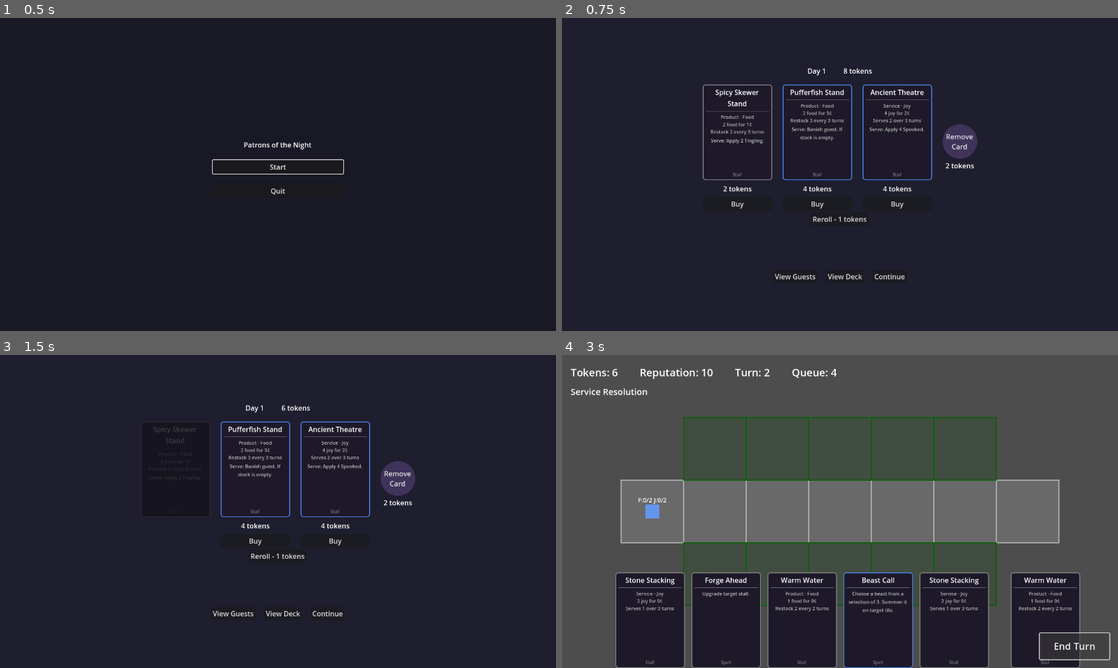
Above: before the commit, frames 1-4 (two rows, left to right).
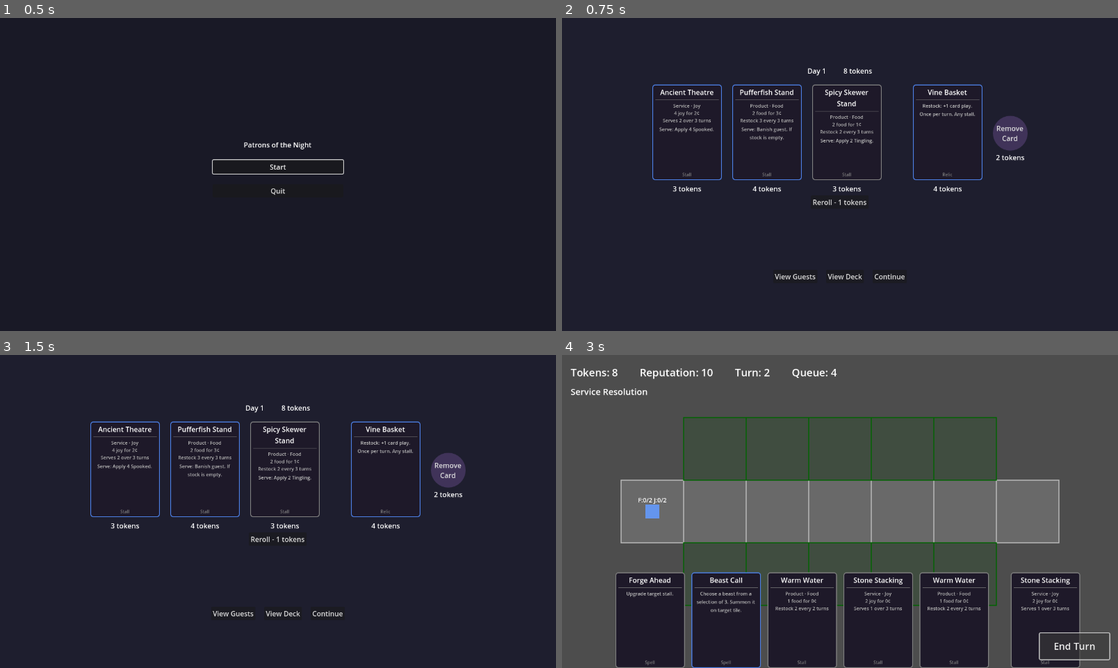
Above: after the commit, the same moments.

Repository: pernjie/tofu3
Game: Godot game, scene res://src/ui/screens/start/start_screen.tscn
Same seed, same stepped clock (60 frames per second), same inputs: the game is played once before the commit and once after it.
Inputs (mouse positions are in pixels of both pictures, inside the frame that each line leads up to):
- Up to frame 1 (0.5 s): no input
- Up to frame 2 (0.75 s): click "Start" at 0.5 s
- Up to frame 3 (1.5 s): click (177, 539) at 1.25 s, where only the run before the commit has a clickable "Buy"
- Up to frame 4 (3 s): click "Continue" at 2 s; click "End Turn" at 2.75 s

Frame 1 is identical in both runs. In frame 2, 4.9% of the frame differs, in the area x 16-84%, y 21-66%; in frame 3, 4.5%; in frame 4, 1.7%.

Commit message:
Update shop and card overlays

Diff:
--- a/data/guests/apothecary.json
+++ b/data/guests/apothecary.json
@@ -8,7 +8,7 @@
   "is_core_guest": true,
   "base_stats": {
     "needs": {
-      "food": 3
+      "food": 4
     },
     "money": 2,
     "movement_speed": 1
--- a/data/guests/drunkard.json
+++ b/data/guests/drunkard.json
@@ -8,7 +8,7 @@
   "is_core_guest": true,
   "base_stats": {
     "needs": {
-      "joy": 2
+      "joy": 4
     },
     "money": 4,
     "movement_speed": 1
--- a/data/guests/lantern_bearer.json
+++ b/data/guests/lantern_bearer.json
@@ -8,9 +8,10 @@
   "is_core_guest": true,
   "base_stats": {
     "needs": {
-      "food": 3
+      "food": 2,
+      "joy": 5
     },
-    "money": 2,
+    "money": 8,
     "movement_speed": 1
   },
   "skills": [
--- a/data/guests/ninja.json
+++ b/data/guests/ninja.json
@@ -8,10 +8,10 @@
   "is_core_guest": true,
   "base_stats": {
     "needs": {
-      "food": 2,
-      "joy": 2
+      "food": 3,
+      "joy": 3
     },
-    "money": 5,
+    "money": 7,
     "movement_speed": 2
   },
   "skills": [],
--- a/data/guests/samurai.json
+++ b/data/guests/samurai.json
@@ -8,10 +8,10 @@
   "is_core_guest": true,
   "base_stats": {
     "needs": {
-      "food": 2,
-      "joy": 1
+      "food": 4,
+      "joy": 2
     },
-    "money": 3,
+    "money": 6,
     "movement_speed": 1
   },
   "skills": [
--- a/data/guests/seamstress.json
+++ b/data/guests/seamstress.json
@@ -8,10 +8,10 @@
   "is_core_guest": true,
   "base_stats": {
     "needs": {
-      "food": 2,
-      "joy": 2
+      "food": 3,
+      "joy": 3
     },
-    "money": 2,
+    "money": 3,
     "movement_speed": 1
   },
   "skills": [
--- a/data/guests/tengu.json
+++ b/data/guests/tengu.json
@@ -9,9 +9,9 @@
   "is_boss": true,
   "base_stats": {
     "needs": {
-      "joy": 7
+      "joy": 10
     },
-    "money": 7,
+    "money": 8,
     "movement_speed": 1
   },
   "skills": [
--- a/src/autoload/event_bus.gd
+++ b/src/autoload/event_bus.gd
@@ -61,5 +61,7 @@
 signal debug_show_stall(stall: StallInstance)
 signal debug_show_relic(relic: RelicInstance)
 
-# Tier preview
+# Preview overlays
 signal tier_preview_requested(stall_def: StallDefinition, current_tier: int)
+signal card_preview_requested(card: CardInstance)
+signal unit_preview_requested(guest_def: GuestDefinition)
--- a/src/entities/guest/guest.gd
+++ b/src/entities/guest/guest.gd
@@ -196,12 +196,22 @@
 	var board_visual := get_parent().get_parent() as BoardVisual
 	if board_visual and board_visual.placement_mode:
 		return
-	if event is InputEventMouseButton and event.pressed and event.button_index == MOUSE_BUTTON_LEFT:
-		var local_pos = to_local(event.global_position)
-		var half_size = SPRITE_SIZE / 2.0
-		if local_pos.x >= -half_size and local_pos.x <= half_size and local_pos.y >= -half_size and local_pos.y <= half_size:
-			if instance:
-				EventBus.debug_show_guest.emit(instance)
+	if not event is InputEventMouseButton or not event.pressed:
+		return
+	var local_pos = to_local(event.global_position)
+	var half_size = SPRITE_SIZE / 2.0
+	if local_pos.x < -half_size or local_pos.x > half_size or local_pos.y < -half_size or local_pos.y > half_size:
+		return
+
+	if event.button_index == MOUSE_BUTTON_LEFT:
+		if instance:
+			EventBus.debug_show_guest.emit(instance)
+			get_viewport().set_input_as_handled()
+	elif event.button_index == MOUSE_BUTTON_RIGHT:
+		if instance:
+			var guest_def := instance.definition as GuestDefinition
+			if guest_def:
+				EventBus.unit_preview_requested.emit(guest_def)
 				get_viewport().set_input_as_handled()
 
 
--- a/src/entities/relic/relic.gd
+++ b/src/entities/relic/relic.gd
@@ -30,12 +30,23 @@
 	var board_visual := get_parent().get_parent() as BoardVisual
 	if board_visual and board_visual.placement_mode:
 		return
-	if event is InputEventMouseButton and event.pressed and event.button_index == MOUSE_BUTTON_LEFT:
-		var local_pos = to_local(event.global_position)
-		var half_size = SPRITE_SIZE / 2.0
-		if local_pos.x >= -half_size and local_pos.x <= half_size and local_pos.y >= -half_size and local_pos.y <= half_size:
-			if instance:
-				EventBus.debug_show_relic.emit(instance)
+	if not event is InputEventMouseButton or not event.pressed:
+		return
+	var local_pos = to_local(event.global_position)
+	var half_size = SPRITE_SIZE / 2.0
+	if local_pos.x < -half_size or local_pos.x > half_size or local_pos.y < -half_size or local_pos.y > half_size:
+		return
+
+	if event.button_index == MOUSE_BUTTON_LEFT:
+		if instance:
+			EventBus.debug_show_relic.emit(instance)
+			get_viewport().set_input_as_handled()
+	elif event.button_index == MOUSE_BUTTON_RIGHT:
+		if instance:
+			var relic_def := instance.definition as RelicDefinition
+			if relic_def:
+				var card := CardInstance.new(relic_def)
+				EventBus.card_preview_requested.emit(card)
 				get_viewport().set_input_as_handled()
 
 
--- a/src/game/game.gd
+++ b/src/game/game.gd
@@ -4,6 +4,7 @@
 
 const DiscoverOverlayScene = preload("res://src/ui/overlays/discover_overlay.tscn")
 const TierPreviewOverlayScene = preload("res://src/ui/overlays/tier_preview_overlay.tscn")
+const CardPreviewOverlayScene = preload("res://src/ui/overlays/card_preview_overlay.tscn")
 const CardDisplayScene = preload("res://src/ui/components/card_display.tscn")
 
 @onready var board_visual: BoardVisual = $BoardVisual
@@ -49,6 +50,8 @@
 	EventBus.debug_show_stall.connect(_on_debug_show_stall)
 	EventBus.debug_show_relic.connect(_on_debug_show_relic)
 	EventBus.tier_preview_requested.connect(_on_tier_preview_requested)
+	EventBus.card_preview_requested.connect(_on_card_preview_requested)
+	EventBus.unit_preview_requested.connect(_on_unit_preview_requested)
 
 	# UI connections
 	board_visual.slot_clicked.connect(_on_slot_clicked)
@@ -732,6 +735,22 @@
 	overlay.setup(stall_def, current_tier)
 
 
+func _on_card_preview_requested(card: CardInstance) -> void:
+	if _ui_blocking:
+		return
+	var overlay = CardPreviewOverlayScene.instantiate()
+	$HandLayer.add_child(overlay)
+	overlay.setup_card(card)
+
+
+func _on_unit_preview_requested(guest_def: GuestDefinition) -> void:
+	if _ui_blocking:
+		return
+	var overlay = CardPreviewOverlayScene.instantiate()
+	$HandLayer.add_child(overlay)
+	overlay.setup_unit(guest_def)
+
+
 func _toggle_guest_queue_overlay() -> void:
 	if _queue_overlay:
 		_queue_overlay.queue_free()
--- a/src/systems/deck_system.gd
+++ b/src/systems/deck_system.gd
@@ -46,7 +46,7 @@
 
 func setup_from_instances(cards: Array[CardInstance]) -> void:
 	## Initialize deck from existing CardInstance objects (for persistent deck).
-	## Skips removed cards (e.g. played relics, spent spells).
+	## Skips removed cards (e.g. played relics).
 	draw_pile.clear()
 	hand.clear()
 
@@ -91,8 +91,10 @@
 	hand.erase(card)
 
 	var card_type: String = card.get_card_type()
-	if card_type == "spell" or card_type == "relic":
+	if card_type == "relic":
 		card.location = CardInstance.Location.REMOVED
+	elif card_type == "spell":
+		card.location = CardInstance.Location.DISCARD
 	else:
 		card.location = CardInstance.Location.PLAYED
 
--- a/src/systems/shop_system.gd
+++ b/src/systems/shop_system.gd
@@ -12,13 +12,13 @@
 }
 const REROLL_BASE_COST: int = 1
 const REROLL_COST_MULTIPLIER: int = 2
-const NUM_OFFERINGS: int = 3
+const NUM_STALL_OFFERINGS: int = 3
 const PRICE_OFFSETS: Array[int] = [-2, -1, -1, 0, 0, 0, 0, 0, 0, 0, 0, 1]
-const MIN_STALL_OFFERINGS: int = 2
 const REMOVE_CARD_COST: int = 2
 
 var _hero_id: String
-var _pool: Array[CardDefinition]
+var _stall_pool: Array[CardDefinition]
+var _other_pool: Array[CardDefinition]
 var _reroll_count: int = 0
 var _offerings: Array  # CardInstance per slot, null = empty
 var _sold_indices: Array[int] = []
@@ -28,7 +28,7 @@
 func setup(hero_id: String) -> void:
 	_hero_id = hero_id
 	_reroll_count = 0
-	_pool = _build_pool(hero_id)
+	_build_pool(hero_id)
 	_generate_offerings()
 
 
@@ -116,53 +116,41 @@
 	return false
 
 
-func _build_pool(hero_id: String) -> Array[CardDefinition]:
-	var pool: Array[CardDefinition] = []
+func _build_pool(hero_id: String) -> void:
+	_stall_pool = []
+	_other_pool = []
 	for type in ["stalls", "spells", "relics"]:
 		for def in ContentRegistry.get_all_of_type(type):
 			if not def.shopable:
 				continue
 			if def.hero_id == hero_id or def.hero_id == "":
-				pool.append(def as CardDefinition)
-	return pool
-
-
-func _select_with_stall_guarantee(pool: Array, count: int) -> Array:
-	if count <= 0 or pool.is_empty():
-		return []
-
-	var stall_pool: Array = pool.filter(func(def): return def.card_type == "stall")
-
-	# If no stalls available, fall back to normal selection
-	if stall_pool.is_empty():
-		return WeightedRandom.select_multiple(pool, count, RARITY_WEIGHTS)
-
-	# Pick guaranteed stalls (at least 2, or as many as available)
-	var num_guaranteed := mini(MIN_STALL_OFFERINGS, stall_pool.size())
-	var guaranteed: Array = WeightedRandom.select_multiple(stall_pool, num_guaranteed, RARITY_WEIGHTS)
-	var results: Array = guaranteed.duplicate()
-
-	# Pick remaining from full pool (excluding guaranteed picks)
-	var remaining: Array = pool.duplicate()
-	for def in guaranteed:
-		remaining.erase(def)
-	var extras: Array = WeightedRandom.select_multiple(remaining, count - results.size(), RARITY_WEIGHTS)
-	results.append_array(extras)
-
-	# Shuffle so guaranteed stalls aren't always first
-	results.shuffle()
-	return results
+				var card_def := def as CardDefinition
+				if card_def.card_type == "stall":
+					_stall_pool.append(card_def)
+				else:
+					_other_pool.append(card_def)
 
 
 func _generate_offerings() -> void:
 	_sold_indices.clear()
-	var selected_defs: Array = _select_with_stall_guarantee(_pool, NUM_OFFERINGS)
 	_offerings = []
-	for def in selected_defs:
+
+	# Pick stall offerings
+	var stall_defs: Array = WeightedRandom.select_multiple(_stall_pool, NUM_STALL_OFFERINGS, RARITY_WEIGHTS)
+	for def in stall_defs:
 		var card := CardInstance.new(def)
 		card.location = CardInstance.Location.SHOP
 		card.price_offset = PRICE_OFFSETS.pick_random()
 		_offerings.append(card)
-	# Fill remaining slots with null if pool was too small
-	while _offerings.size() < NUM_OFFERINGS:
+	# Fill remaining stall slots with null if pool was too small
+	while _offerings.size() < NUM_STALL_OFFERINGS:
 		_offerings.append(null)
+
+	# Pick extra offering from non-stall pool
+	if not _other_pool.is_empty():
+		var other_defs: Array = WeightedRandom.select_multiple(_other_pool, 1, RARITY_WEIGHTS)
+		if not other_defs.is_empty():
+			var card := CardInstance.new(other_defs[0])
+			card.location = CardInstance.Location.SHOP
+			card.price_offset = PRICE_OFFSETS.pick_random()
+			_offerings.append(card)
--- a/src/ui/components/hand_card.gd
+++ b/src/ui/components/hand_card.gd
@@ -46,13 +46,14 @@
 		if event.button_index == MOUSE_BUTTON_LEFT:
 			card_clicked.emit(card_instance)
 		elif event.button_index == MOUSE_BUTTON_RIGHT:
-			_request_tier_preview()
+			_request_preview()
 
 
-func _request_tier_preview() -> void:
+func _request_preview() -> void:
 	if not card_instance:
 		return
-	if not card_instance.definition is StallDefinition:
-		return
-	var stall_def := card_instance.definition as StallDefinition
-	EventBus.tier_preview_requested.emit(stall_def, 1)
+	if card_instance.definition is StallDefinition:
+		var stall_def := card_instance.definition as StallDefinition
+		EventBus.tier_preview_requested.emit(stall_def, 1)
+	else:
+		EventBus.card_preview_requested.emit(card_instance)
--- a/src/ui/components/shop_panel.gd
+++ b/src/ui/components/shop_panel.gd
@@ -10,6 +10,8 @@
 var _shop_slot_scene: PackedScene = preload("res://src/ui/components/shop_slot.tscn")
 
 var _shop_slots: Array[ShopSlot] = []
+var _extra_slot_spacer: Control  # Extra gap before the non-stall slot
+var _extra_slot: ShopSlot
 var _reroll_button: Button
 var _remove_button: Button
 var _remove_slot: VBoxContainer
@@ -30,11 +32,22 @@
 	slots_row.set("theme_override_constants/separation", 24)
 	add_child(slots_row)
 
-	for i in ShopSystem.NUM_OFFERINGS:
+	# Main stall slots
+	for i in ShopSystem.NUM_STALL_OFFERINGS:
 		var slot := _shop_slot_scene.instantiate() as ShopSlot
 		slot.buy_pressed.connect(_on_buy_pressed.bind(i))
 		slots_row.add_child(slot)
 		_shop_slots.append(slot)
+
+	# Extra slot (spells, relics) with wider gap
+	_extra_slot_spacer = Control.new()
+	_extra_slot_spacer.custom_minimum_size.x = 24  # 24px spacer + 24px row separation = 48px total
+	slots_row.add_child(_extra_slot_spacer)
+
+	_extra_slot = _shop_slot_scene.instantiate() as ShopSlot
+	_extra_slot.buy_pressed.connect(_on_buy_pressed.bind(ShopSystem.NUM_STALL_OFFERINGS))
+	slots_row.add_child(_extra_slot)
+	_shop_slots.append(_extra_slot)
 
 	# Remove card button (circular, to the right of offerings)
 	_remove_slot = VBoxContainer.new()
@@ -87,11 +100,17 @@
 		return
 
 	var offerings := _shop_system.get_offerings()
-	for i in ShopSystem.NUM_OFFERINGS:
+	var has_extra := offerings.size() > ShopSystem.NUM_STALL_OFFERINGS
+	_extra_slot_spacer.visible = has_extra
+	_extra_slot.visible = has_extra
+
+	for i in _shop_slots.size():
 		var slot := _shop_slots[i]
 		var card: CardInstance = offerings[i] if i < offerings.size() else null
 
-		if _shop_system.is_slot_sold(i):
+		if i >= offerings.size():
+			slot.set_sold()
+		elif _shop_system.is_slot_sold(i):
 			slot.set_sold(card)
 		elif card:
 			slot.setup(card, card.get_effective_price())
@@ -115,11 +134,11 @@
 func _update_affordability() -> void:
 	if not _shop_system:
 		return
-	for i in ShopSystem.NUM_OFFERINGS:
-		if _shop_system.is_slot_sold(i):
+	var offerings := _shop_system.get_offerings()
+	for i in _shop_slots.size():
+		if i >= offerings.size() or _shop_system.is_slot_sold(i):
 			continue
-		var offerings := _shop_system.get_offerings()
-		var card: CardInstance = offerings[i] if i < offerings.size() else null
+		var card: CardInstance = offerings[i]
 		if card:
 			_shop_slots[i].set_affordable(_shop_system.can_afford_card(i))
 	_update_reroll_button()
--- a/src/ui/components/shop_slot.gd
+++ b/src/ui/components/shop_slot.gd
@@ -1,39 +1,37 @@
 class_name ShopSlot
 extends VBoxContainer
 
-## Shop slot: CardDisplay + price label + buy button.
+## Shop slot: CardDisplay + price label. Click card to buy.
 
 signal buy_pressed
 
 var _card: CardInstance
 var _is_sold: bool = false
+var _can_afford: bool = true
 var _hover_tween: Tween
 
 @onready var _card_display: CardDisplay = $CardDisplay
 @onready var _price_label: Label = $PriceLabel
-@onready var _buy_button: Button = $BuyButton
 
 
 func setup(card: CardInstance, price: int) -> void:
 	_card = card
 	_is_sold = false
+	_can_afford = true
 	_card_display.visible = true
 	_card_display.modulate = Color.WHITE
 	_card_display.scale = Vector2.ONE
 	_card_display.setup(card)
 	_price_label.text = "%d tokens" % price
-	_buy_button.visible = true
-	_buy_button.self_modulate.a = 1
-	_buy_button.disabled = false
 	mouse_filter = Control.MOUSE_FILTER_STOP
+	mouse_default_cursor_shape = Control.CURSOR_POINTING_HAND
 
 
 func set_sold(card: CardInstance = null) -> void:
 	_is_sold = true
-	_buy_button.self_modulate.a = 0
-	_buy_button.disabled = true
 	_price_label.text = ""
 	mouse_filter = Control.MOUSE_FILTER_IGNORE
+	mouse_default_cursor_shape = Control.CURSOR_ARROW
 
 	if card:
 		_card = card
@@ -46,11 +44,14 @@
 
 
 func set_affordable(can_afford: bool) -> void:
-	_buy_button.disabled = not can_afford
+	_can_afford = can_afford
+	if _is_sold:
+		return
+	_card_display.modulate = Color.WHITE if can_afford else Color(0.6, 0.6, 0.6, 0.8)
+	mouse_default_cursor_shape = Control.CURSOR_POINTING_HAND if can_afford else Control.CURSOR_ARROW
 
 
 func _ready() -> void:
-	_buy_button.pressed.connect(func() -> void: buy_pressed.emit())
 	mouse_entered.connect(_on_mouse_entered)
 	mouse_exited.connect(_on_mouse_exited)
 
@@ -77,14 +78,18 @@
 func _gui_input(event: InputEvent) -> void:
 	if _is_sold:
 		return
-	if event is InputEventMouseButton and event.pressed and event.button_index == MOUSE_BUTTON_RIGHT:
-		_request_tier_preview()
+	if event is InputEventMouseButton and event.pressed:
+		if event.button_index == MOUSE_BUTTON_LEFT and _can_afford:
+			buy_pressed.emit()
+		elif event.button_index == MOUSE_BUTTON_RIGHT:
+			_request_preview()
 
 
-func _request_tier_preview() -> void:
+func _request_preview() -> void:
 	if not _card:
 		return
-	if not _card.definition is StallDefinition:
-		return
-	var stall_def := _card.definition as StallDefinition
-	EventBus.tier_preview_requested.emit(stall_def, 1)
+	if _card.definition is StallDefinition:
+		var stall_def := _card.definition as StallDefinition
+		EventBus.tier_preview_requested.emit(stall_def, 1)
+	else:
+		EventBus.card_preview_requested.emit(_card)
--- a/src/ui/components/shop_slot.tscn
+++ b/src/ui/components/shop_slot.tscn
@@ -14,7 +14,3 @@
 [node name="PriceLabel" type="Label" parent="."]
 layout_mode = 2
 horizontal_alignment = 1
-
-[node name="BuyButton" type="Button" parent="."]
-layout_mode = 2
-text = "Buy"
--- /dev/null
+++ b/src/ui/overlays/card_preview_overlay.gd
@@ -0,0 +1,63 @@
+class_name CardPreviewOverlay
+extends Control
+
+## Full-screen overlay showing card or unit details at 2x scale.
+## Handles any card type (stall, spell, relic) and guest units.
+
+var _card_display_scene: PackedScene = preload("res://src/ui/components/card_display.tscn")
+
+var _card_display: CardDisplay
+var _setup_callable: Callable
+
+@onready var _dim_bg: ColorRect = $DimBackground
+@onready var _content_vbox: VBoxContainer = $CenterContainer/ContentVBox
+
+
+func setup_card(card: CardInstance) -> void:
+	_setup_callable = func(): _card_display.setup(card)
+
+	if is_node_ready():
+		_build_content()
+
+
+func setup_unit(guest_def: GuestDefinition) -> void:
+	_setup_callable = func(): _card_display.setup_unit(guest_def)
+
+	if is_node_ready():
+		_build_content()
+
+
+func _ready() -> void:
+	if _setup_callable.is_valid():
+		_build_content()
+
+	_dim_bg.gui_input.connect(_on_bg_input)
+
+
+func _build_content() -> void:
+	var card_wrapper := Control.new()
+	card_wrapper.custom_minimum_size = Vector2(320, 440)
+	_content_vbox.add_child(card_wrapper)
+
+	_card_display = _card_display_scene.instantiate() as CardDisplay
+	card_wrapper.add_child(_card_display)
+	_card_display.set_display_scale(2.0)
+	_setup_callable.call()
+
+
+func _on_bg_input(event: InputEvent) -> void:
+	if event is InputEventMouseButton and event.pressed and event.button_index == MOUSE_BUTTON_LEFT:
+		_close()
+
+
+func _unhandled_input(event: InputEvent) -> void:
+	if event is InputEventMouseButton and event.pressed and event.button_index == MOUSE_BUTTON_RIGHT:
+		_close()
+		get_viewport().set_input_as_handled()
+	elif event is InputEventKey and event.pressed and event.keycode == KEY_ESCAPE:
+		_close()
+		get_viewport().set_input_as_handled()
+
+
+func _close() -> void:
+	queue_free()
--- /dev/null
+++ b/src/ui/overlays/card_preview_overlay.tscn
@@ -0,0 +1,33 @@
+[gd_scene load_steps=2 format=3]
+
+[ext_resource type="Script" path="res://src/ui/overlays/card_preview_overlay.gd" id="1"]
+
+[node name="CardPreviewOverlay" type="Control"]
+layout_mode = 3
+anchors_preset = 15
+anchor_right = 1.0
+anchor_bottom = 1.0
+grow_horizontal = 2
+grow_vertical = 2
+script = ExtResource("1")
+
+[node name="DimBackground" type="ColorRect" parent="."]
+layout_mode = 1
+anchors_preset = 15
+anchor_right = 1.0
+anchor_bottom = 1.0
+color = Color(0, 0, 0, 0.6)
+mouse_filter = 0
+
+[node name="CenterContainer" type="CenterContainer" parent="."]
+layout_mode = 1
+anchors_preset = 15
+anchor_right = 1.0
+anchor_bottom = 1.0
+mouse_filter = 2
+
+[node name="ContentVBox" type="VBoxContainer" parent="CenterContainer"]
+layout_mode = 2
+theme_override_constants/separation = 24
+alignment = 1
+mouse_filter = 2
--- a/src/ui/screens/interlude/interlude_screen.gd
+++ b/src/ui/screens/interlude/interlude_screen.gd
@@ -7,6 +7,7 @@
 
 var _card_display_scene: PackedScene = preload("res://src/ui/components/card_display.tscn")
 var _tier_preview_scene: PackedScene = preload("res://src/ui/overlays/tier_preview_overlay.tscn")
+var _card_preview_scene: PackedScene = preload("res://src/ui/overlays/card_preview_overlay.tscn")
 var deck: Array[CardInstance] = []
 
 var next_level_id: String = ""
@@ -50,6 +51,8 @@
 
 	EventBus.tokens_changed.connect(_on_tokens_changed)
 	EventBus.tier_preview_requested.connect(_on_tier_preview_requested)
+	EventBus.card_preview_requested.connect(_on_card_preview_requested)
+	EventBus.unit_preview_requested.connect(_on_unit_preview_requested)
 	_update_token_display()
 
 	if next_level_id != "":
@@ -155,24 +158,19 @@
 	sorted_deck.sort_custom(func(a, b): return a.definition.id < b.definition.id)
 
 	for card in sorted_deck:
-		var slot := VBoxContainer.new()
-		slot.set("theme_override_constants/separation", 4)
-		remove_grid.add_child(slot)
-
 		var card_display := _card_display_scene.instantiate() as CardDisplay
-		slot.add_child(card_display)
+		remove_grid.add_child(card_display)
 		card_display.setup(card)
-
-		var remove_btn := Button.new()
-		remove_btn.text = "Remove"
-		remove_btn.pressed.connect(_on_card_remove_selected.bind(card))
-		slot.add_child(remove_btn)
-
-
-func _on_card_remove_selected(card: CardInstance) -> void:
-	if _shop_system.remove_card(card):
-		deck.erase(card)
-		remove_popup.hide()
+		card_display.mouse_filter = Control.MOUSE_FILTER_STOP
+		card_display.mouse_default_cursor_shape = Control.CURSOR_POINTING_HAND
+		card_display.gui_input.connect(_on_remove_card_input.bind(card, card_display))
+
+
+func _on_remove_card_input(event: InputEvent, card: CardInstance, card_display: CardDisplay) -> void:
+	if event is InputEventMouseButton and event.pressed and event.button_index == MOUSE_BUTTON_LEFT:
+		if _shop_system.remove_card(card):
+			deck.erase(card)
+			remove_popup.hide()
 
 
 func _on_cancel_remove_pressed() -> void:
@@ -191,6 +189,18 @@
 	var overlay = _tier_preview_scene.instantiate()
 	add_child(overlay)
 	overlay.setup(stall_def, current_tier)
+
+
+func _on_card_preview_requested(card: CardInstance) -> void:
+	var overlay = _card_preview_scene.instantiate()
+	add_child(overlay)
+	overlay.setup_card(card)
+
+
+func _on_unit_preview_requested(guest_def: GuestDefinition) -> void:
+	var overlay = _card_preview_scene.instantiate()
+	add_child(overlay)
+	overlay.setup_unit(guest_def)
 
 
 func _exit_tree() -> void:
@@ -198,3 +208,7 @@
 		EventBus.tokens_changed.disconnect(_on_tokens_changed)
 	if EventBus.tier_preview_requested.is_connected(_on_tier_preview_requested):
 		EventBus.tier_preview_requested.disconnect(_on_tier_preview_requested)
+	if EventBus.card_preview_requested.is_connected(_on_card_preview_requested):
+		EventBus.card_preview_requested.disconnect(_on_card_preview_requested)
+	if EventBus.unit_preview_requested.is_connected(_on_unit_preview_requested):
+		EventBus.unit_preview_requested.disconnect(_on_unit_preview_requested)
Not shown, added: src/ui/overlays/card_preview_overlay.gd.uid
Not shown, added: docs/plans/2026-03-13-shop-slot-separation.md
